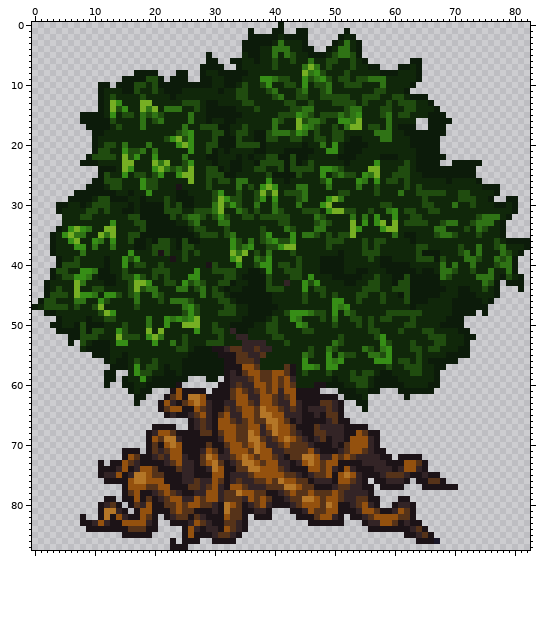
Two versions of one sprite sheet, trunk/hydra_battles/data/tree.png. The picture above is the old version.
The file is 83x88 pixels.
Now the later version:
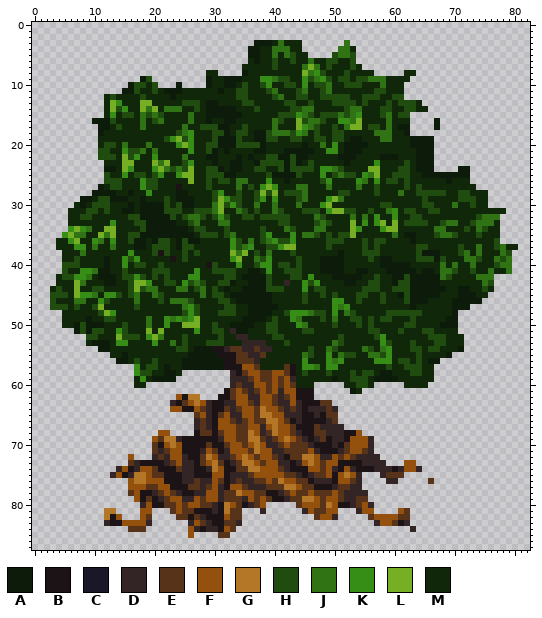
Palette (. is transparent): A #0c1b0a  B #1c1317  C #1a1728  D #332426  E #563319  F #94510e  G #b47627  H #204c0f  J #2f7315  K #368e16  L #76af23  M #10270a
Diff:
Changed rows in their new state; - is an unchanged pixel.
first column x 0:
 0 -----------------------------------------.-----------------------------------------
 1 ------------------------------------.---..--..------.------------------------------
 2 ------------------------------------..........-----...-----------------------------
 3 -----------------------------------..--------.----..-..----------------------------
 4 -----------------------------------.---------..--..---.----------------------------
 5 -----------------------------.-----.----------....----.----------------------------
 6 -----------------------------..--...------------------..-------..------------------
 7 ----------------------------....--.--------------------...---....------------------
 8 -----------------....---..--.--....----------------------.....--.------------------
 9 ---------------...--..-...--.----------------------------------..------------------
10 -----------..-..-----...-....---------------------------------..-------------------
11 -----------....-----------------------------------------------.--------------------
12 -----------.--------------------------------------------------....-----------------
13 -----------.-----------------------------------------------------..----------------
14 -----------.------------------------------------------------------..---------------
15 --------....---------------------------------------------------......--------------
16 --------..-----------------------------------------------------.--.-..-------------
17 ---------..----------------------------------------------------.--.-.--------------
18 ----------.----------------------------------------------------......--------------
19 ----------.--------------------------------------------------------.---------------
20 ----------.--------------------------------------------------------.---------------
21 ----------.--------------------------------------------------------.---------------
22 ---------..--------------------------------------------------------..--------------
23 --------....-------------------------------------------------------.--.....--------
24 -----------.-------------------------------------------------------....--.---------
25 -----------.-------------------------------------------------------------.---------
26 ----------..-------------------------------------------------------------..--------
27 ---------..---------------------------------------------------------------....-----
28 -------...------------------------------------------------------------------..-----
29 ------..--------------------------------------------------------------------.--..--
30 ----...---------------------------------------------------------------------.....--
31 ----..-------------------------------------------------------------------------..--
32 -----.------------------------------------------------------------------------..---
33 -----.------------------------------------------------------------------------.----
34 ----..------------------------------------------------------------------------.----
35 ---..-------------------------------------------------------------------------.----
36 ---.--------------------------------------------------------------------------.....
37 ---.-----------------------------------------------------------------------------..
38 ---..---------------------------------------------------------------------------..-
39 ----.---------------------------------------------------------------------------.--
40 ----.---------------------------------------------------------------------------.--
41 ---..---------------------------------------------------------------------------.--
42 ---.-------------------------------------------------------------------------.....-
43 --..-------------------------------------------------------------------------.-...-
44 --.--------------------------------------------------------------------------.---.-
45 --.-------------------------------------------------------------------------..-----
46 -..------------------------------------------------------------------------..------
47 ...----------------------------------------------------------------------...-------
48 --...------------------------------------------------------------------...-.-------
49 ----.------------------------------------------------------------------.-----------
50 ---..------------------------------------------------------------------.-----------
51 ----...----------------------------------------------------------------..----------
52 ------...---------------------------------------------------------------..---------
53 ------.-.---------------------------------------------------------------.----------
54 --------...-------------------------------------------------------------.----------
55 ----------...---------------------------------------------------------...----------
56 ------------..------------------------------------------------------...------------
57 -------------....--------------------------------------------------..--------------
58 ------------..--.--------........----------------------------------.---------------
59 ------------..-..-------..---..-.----------------------------------.---------------
60 ------------.--..--......------..--------------.....-----.....----..---------------
61 ----------------....---......-..---------------.---..--...---......----------------
62 -----------------..---..----...----------------....-....------.--------------------
63 -----------------.---..---------------------------..--..---------------------------
64 ---------------------..----------------------------.---.---------------------------
65 ----------------------.....------------------------.-------------------------------
66 --------------------------.------------------------..------------------------------
67 --------------------....--.-------------------------....---------------------------
68 -------------------..--....----------------------------...-------------------------
69 -------------------.-------------------------------------.-------------------------
70 -------------------.-------------------------------------.-------------------------
71 ---------------...-.-------------------------------------..------------------------
72 ---------------.-...--------------------------------------..-....------------------
73 -----------.-...-------------------------------------------...--..-----------------
74 -----------...---------------------------------------------------.-----------------
75 -----------..------------------------------------------...----......---------------
76 ------------....---------------------------------------.-..--..-..-..--------------
77 ---------------.---------------------------------------..-....---......------------
78 ---------------.----------------------------------------.--------------------------
79 ------------..-..---------------------------------------..---..--------------------
80 -----------....-..---------------------.....-------------.--....-------------------
81 -----------.--..-.--...------------...-.---..------...---....--.-------------------
82 --------.--.---...--.-..-----------.-...----...----.-...-------.-------------------
83 --------....--------.--...---------.----------......---..------..------------------
84 ---------.......---..----.--------..--------------------.......-..-----------------
85 ---------------.....-----.-....--..---------------------------.....----------------
86 -----------------------.-...--....------------------------------....---------------
87 -----------------------...---------------------------------------------------------
Pixel boxes of the changes (left, top, right, bottom) in both pictures:
erased: (32, 22, 530, 550)
